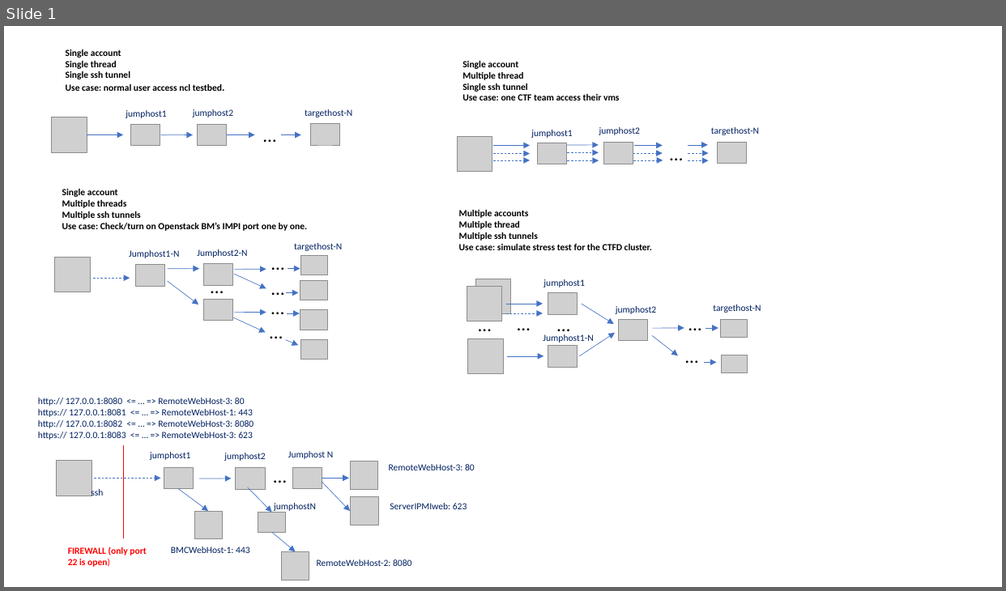
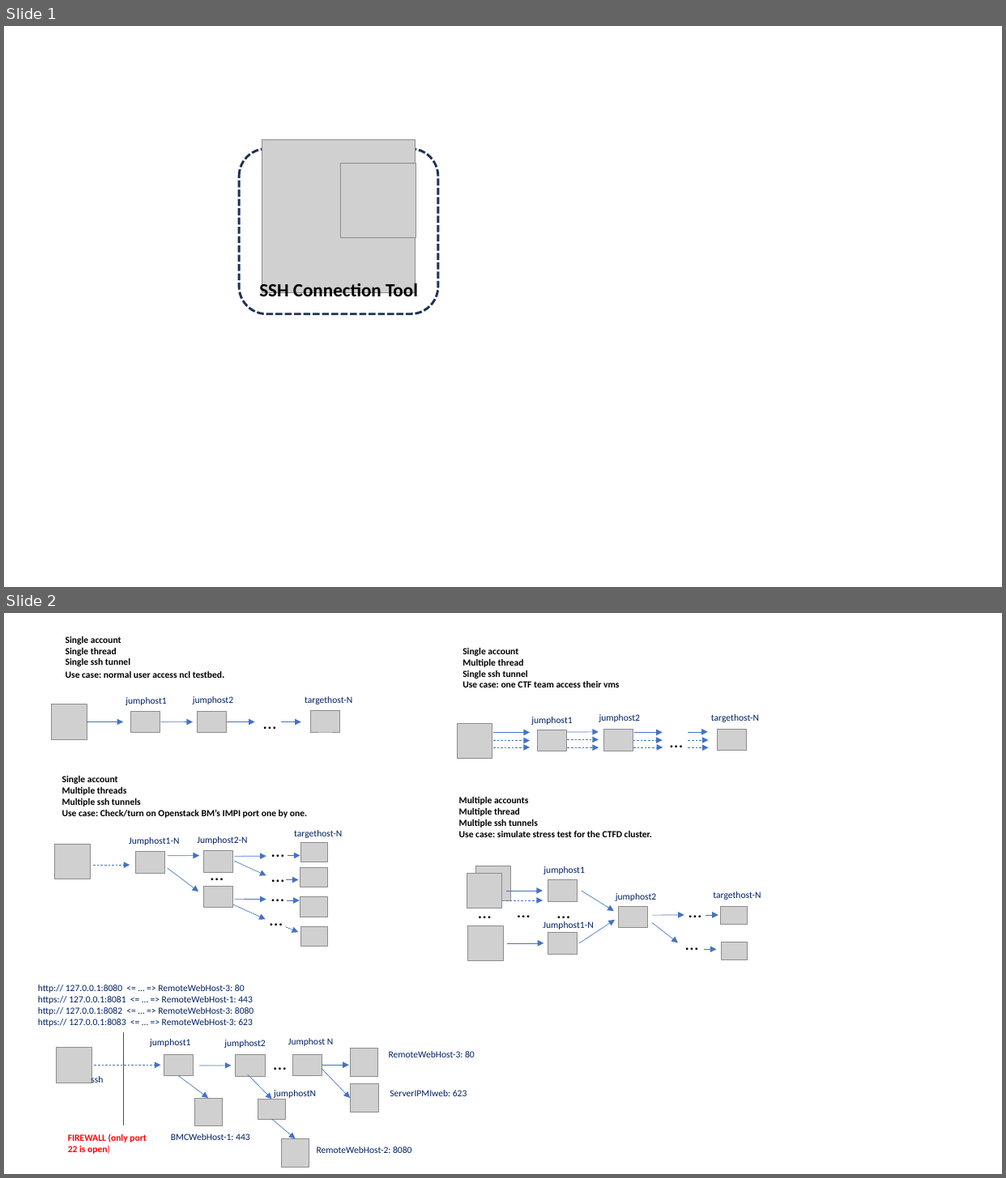
Before and after one commit to LiuYuancheng/SSH_Connect_Tools, a slide deck: doc/designDoc.pptx. Shown one above the other, each under a label of ours: slide 1 before the commit, slides 1 and 2 after it. The pictures are 1006x591 and 1006x1178 pixels, drawn with LibreOffice and Linux fonts; fonts in the diff are those of the drawing; grey boxes stand for pictures. Boxes give left, top, right and bottom in pixels: in the first picture for what was removed or moved away, otherwise in the second. Text is boxed around its words. In the diff, an @@ line names an element or a change of style, - is before the commit and + after.

```diff
--- a/doc/designDoc.pptx
+++ b/doc/designDoc.pptx
@@ slide 1 added at (4,26,1002,587), background #FFFFFF @@
@@ picture added at (262,139,415,293) @@
@@ rounded rectangle added at (239,149,438,314), outline #1E3256 2.25 pt dashed @@
@@ picture added at (341,163,415,238) @@
@@ picture added at (262,200,323,261) @@
@@ text added at (259,281,418,302), 18 pt, text #000000, bold @@
+SSH Connection Tool
@@ what was slide 1 is now slide 2 @@
```
Also in this commit, not shown: 4 other files.
